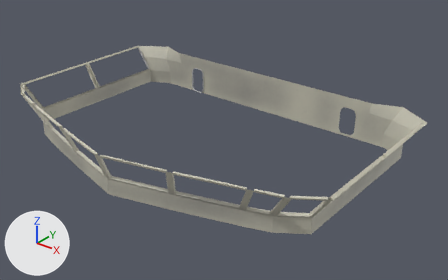
Before and after pictures for a commit that changed the FBX model Assets/3.Model/Bridge_Wall.fbx.
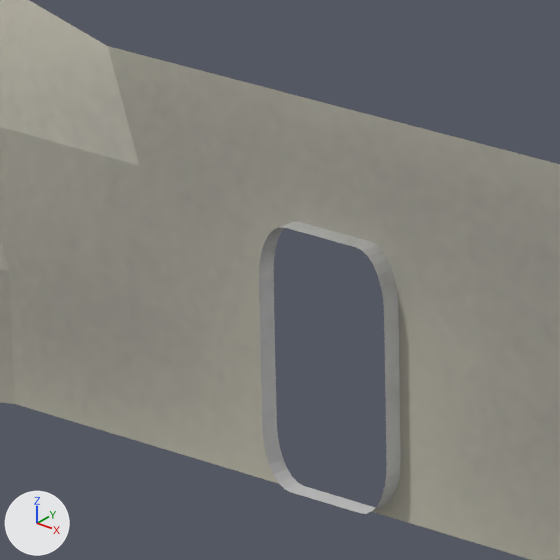
Each version is shown whole from a 50 mm lens placed at (24.01, -28.43, 18.08), pointed at (1.59, -0.41, 0.71), then close up on the part from 38% to 49% of the width and 18% to 35% of the height. Arrows for +X, +Y and +Z are at lower left; the lights stay in place. Where no turn or scale is listed for an object, it has been applied to the vertices.

In view in the first close-up: '매인.002'.
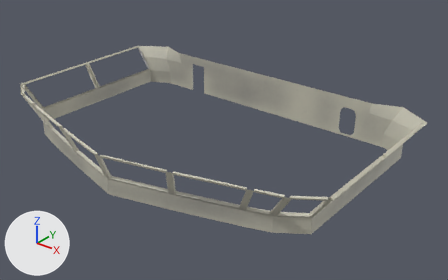
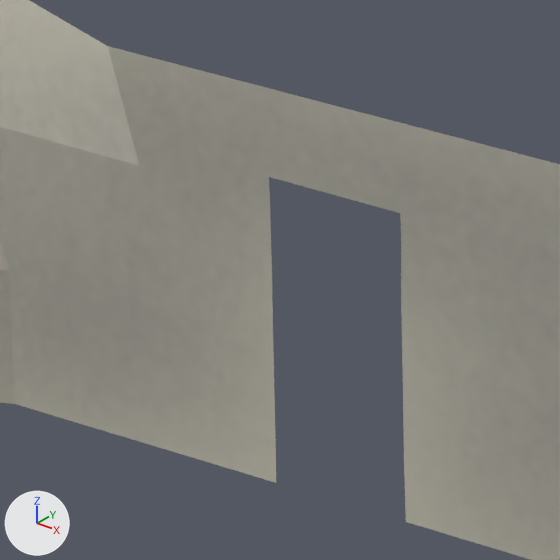
Pixel boxes [x1, y1, x2, y2] of what changed, in the close-ups (560 x 560 px):
part 1 of me_cube_578, cut back
    both: [257, 175, 414, 524]

Edits to the bpy script that builds the scene:
```text
Change me_cube_578:
    used by ob_매인_002; location = (0.0, 0.0, 0.0)
    remove me_cube_578.from_pydata(...)  # 307 vertices, 223 faces; spans x -12.3..12.3, y -9.5..7.0, z 0.0..2.8
    add me_cube_578.from_pydata(...)  # 257 vertices, 195 faces; spans x -12.3..12.3, y -9.5..7.0, z 0.0..2.8
    me_cube_578 part 1
    60 vertices are removed from x -6.9..-5.8, y 6.2..6.4, z 0.0..1.9
    35 faces are deleted
    10 vertices are added at x -7.0..-5.8, y 6.4, z 0.0..2.8
    7 new faces join them
```
